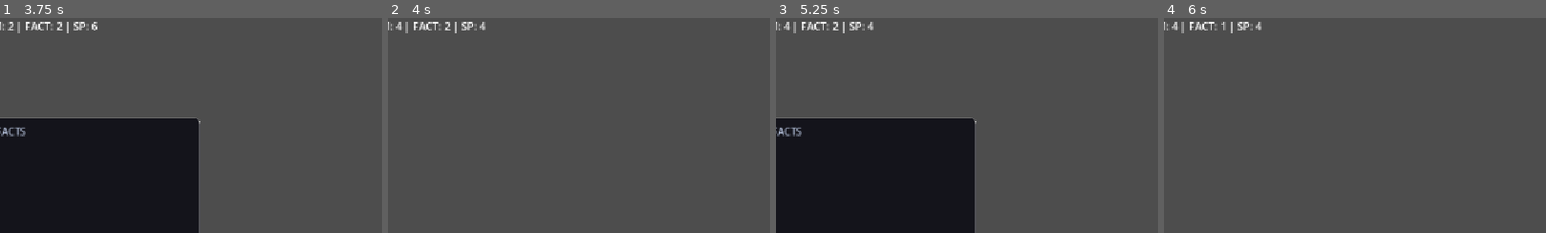
Above: before the commit, frames 1-4 (left to right).
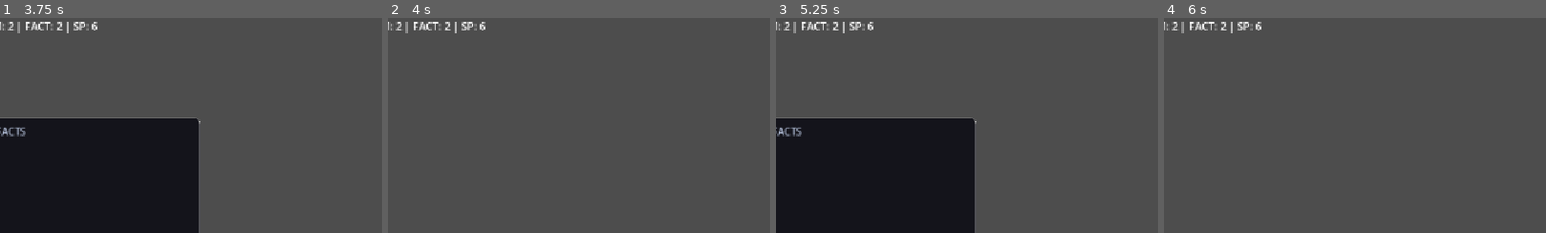
Above: after the commit, the same moments.

Repository: Blulow/octavuss_office
Game: Godot game, scene res://scenes/game.tscn
Two runs of this game, one before a commit and one after it. Both use one fixed random seed, a clock stepped at 60 frames per second and the inputs below. This scene is started directly instead of the project's main scene.
Inputs (mouse positions are % of the whole screen's width and height, from its top left):
- Up to frame 1 (3.75 s): tap Enter (ui_accept) at 0.5, 0.77, 2, 2.75, 3.5 s; move the mouse to (72, 45) at 0.52 s; hold E (interact) 0.53-1.25 s; click (72, 45) at 0.67 s; drag from (30, 55) to (45, 70) at 1.27 s; move the mouse to (60, 28) at 2.02 s; hold E (interact) 2.03-2.75 s; click (60, 28) at 2.17 s; drag from (45, 70) to (20, 35) at 2.77 s; move the mouse to (80, 65) at 3.52 s; hold E (interact) from 3.53 s (still down); click (80, 65) at 3.67 s
- Up to frame 2 (4 s): keep holding E (interact); tap Enter (ui_accept) at 3.77 s
- Up to frame 3 (5.25 s): release E (interact) at 4.25 s; tap Enter (ui_accept) at 4.25, 5 s; drag from (20, 35) to (35, 25) at 4.27 s; move the mouse to (55, 50) at 5.02 s; hold E (interact) from 5.03 s (still down); click (55, 50) at 5.17 s
- Up to frame 4 (6 s): release E (interact) at 5.75 s; click "choice1 fact-1" at 5.75 s
The pictures show only the part of the screen within x 4-54%, y 0-50%; the shares and areas given below are measured in that part.

Frame 1 is identical in both runs. In frame 2, less than 0.1% of the frame differs, in the area x 2-26%, y 1-6%; in frame 3, less than 0.1%; in frame 4, 0.1%.
Error after the commit: Invalid access to property or key 'multiplier' on a base object of type 'RefCounted (StatData)'. (res://scripts/Player/playerData.gd:72)

Commit message:
add: multiplier implement to applying stats

Diff:
--- a/scenes/shop.tscn
+++ b/scenes/shop.tscn
@@ -1,7 +1,7 @@
 [gd_scene format=3 uid="uid://c7k63givb3sj2"]
 
 [ext_resource type="PackedScene" uid="uid://c7i61g8mejbsv" path="res://scenes/item.tscn" id="1_8r1wq"]
-[ext_resource type="Script" uid="uid://bg507o0isd4yh" path="res://scripts/UI/shop_ui.gd" id="1_xfvoa"]
+[ext_resource type="Script" uid="uid://bg507o0isd4yh" path="res://scripts/ui/shop_ui.gd" id="1_xfvoa"]
 [ext_resource type="Script" uid="uid://25yb702hmhup" path="res://scripts/Items/Perks/boost_information_perk.gd" id="2_032fp"]
 [ext_resource type="Script" uid="uid://bc0evra1uga06" path="res://scripts/Items/Perks/boost_deescalation_perk.gd" id="3_2fc2m"]
 
@@ -45,10 +45,11 @@
 [node name="Newspaper" parent="." unique_id=451337739 instance=ExtResource("1_8r1wq")]
 transform = Transform3D(1.44, 0, 0, 0, 1.44, 0, 0, 0, 1.44, -5, -2.0961876, -4.5)
 
-[node name="Mesh" parent="Newspaper" index="0" unique_id=1483267050]
+[node name="Mesh" parent="Newspaper" index="0" unique_id=1483267050 node_paths=PackedStringArray("perks")]
 item_name = "Newspaper"
 price = 300
 item_description = "A Round of Newspaper increasing Information"
+perks = [NodePath("../InformationBoost")]
 
 [node name="SelectToDisplayEffect" parent="Newspaper/Mesh/Effects" parent_id_path=PackedInt32Array(451337739, 1279989910) index="1" unique_id=1798508535 node_paths=PackedStringArray("display_point")]
 display_point = NodePath("../../../../Marker3D")
@@ -59,11 +60,12 @@
 [node name="Flower" parent="." unique_id=809522558 instance=ExtResource("1_8r1wq")]
 transform = Transform3D(1.44, 0, 0, 0, 1.44, 0, 0, 0, 1.44, -5, 2, -4.5)
 
-[node name="Mesh" parent="Flower" index="0" unique_id=1483267050]
+[node name="Mesh" parent="Flower" index="0" unique_id=1483267050 node_paths=PackedStringArray("perks")]
 transform = Transform3D(1.44, 0, 0, 0, 1.4399999, 0, 0, 0, 1.44, 0, 0, 0)
 item_name = "Flower"
 price = 200
 item_description = "A Boquet of Flowers to Increase Deescalation"
+perks = [NodePath("../DeescalationBoost")]
 
 [node name="SelectToDisplayEffect" parent="Flower/Mesh/Effects" parent_id_path=PackedInt32Array(809522558, 1279989910) index="1" unique_id=1798508535 node_paths=PackedStringArray("display_point")]
 display_point = NodePath("../../../../Marker3D")
@@ -74,16 +76,16 @@
 [node name="Candy" parent="." unique_id=809431324 instance=ExtResource("1_8r1wq")]
 transform = Transform3D(1.44, 0, 0, 0, 1.44, 0, 0, 0, 1.44, -1.0354147, 2, -4.5)
 
-[node name="Mesh" parent="Candy" index="0" unique_id=1483267050]
+[node name="Mesh" parent="Candy" index="0" unique_id=1483267050 node_paths=PackedStringArray("perks")]
 item_name = "Candy"
 item_description = "Sweet Candy to Increase Deescalation, However reduces Information"
+perks = [NodePath("../InformationReduce"), NodePath("../DeescalationBoost")]
 
 [node name="SelectToDisplayEffect" parent="Candy/Mesh/Effects" parent_id_path=PackedInt32Array(809431324, 1279989910) index="1" unique_id=1798508535 node_paths=PackedStringArray("display_point")]
 display_point = NodePath("../../../../Marker3D")
 
 [node name="InformationReduce" type="Node" parent="Candy" unique_id=1542041231]
 script = ExtResource("2_032fp")
-multiplier = 0.8
 
 [node name="DeescalationBoost" type="Node" parent="Candy" unique_id=1336834633]
 script = ExtResource("3_2fc2m")
--- a/scripts/Player/playerData.gd
+++ b/scripts/Player/playerData.gd
@@ -68,6 +68,9 @@
 	facts_collected.append(new_fact)
 	fact_added.emit(new_fact)
 
+func apply_stat(id: String, value: float) -> void:
+	stats[id].value += value * stats[id].multiplier
+
 func update_character_expression() -> void:
 	if stats.calm.value < 2:
 		print("angery")
--- a/scripts/dialogue_scene.gd
+++ b/scripts/dialogue_scene.gd
@@ -108,9 +108,12 @@
 	if not msg.has("effects"): return
 
 	var effects: Dictionary = msg.get("effects")
-	PlayerData.stats.calm.value += effects.get("calm", "0").to_int()
-	PlayerData.stats.fact.value += effects.get("fact", "0").to_int()
-	PlayerData.stats.sp.value += effects.get("sp", "0").to_int()
+	#PlayerData.stats.calm.value += effects.get("calm", "0").to_int()
+	#PlayerData.stats.fact.value += effects.get("fact", "0").to_int()
+	#PlayerData.stats.sp.value += effects.get("sp", "0").to_int()
+	PlayerData.apply_stat("calm", float(effects.get("calm", "0")))
+	PlayerData.apply_stat("fact", float(effects.get("fact", "0")))
+	PlayerData.apply_stat("sp", float(effects.get("sp", "0")))
 
 	$StatsLabel.text = "CALM: %d | FACT: %d | SP: %d" % [PlayerData.stats.calm.value, PlayerData.stats.fact.value, PlayerData.stats.sp.value]
 	PlayerData.update_character_expression()
